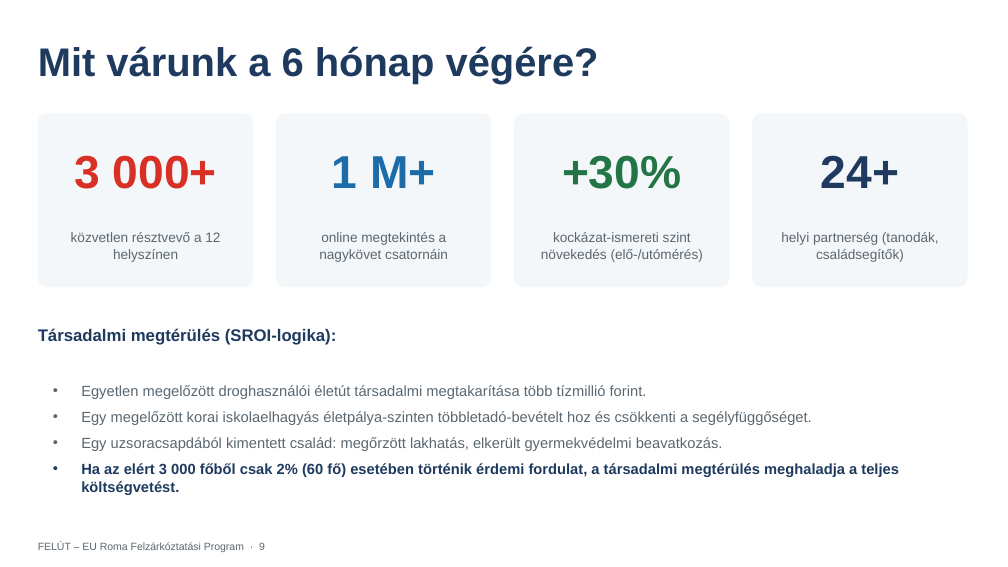
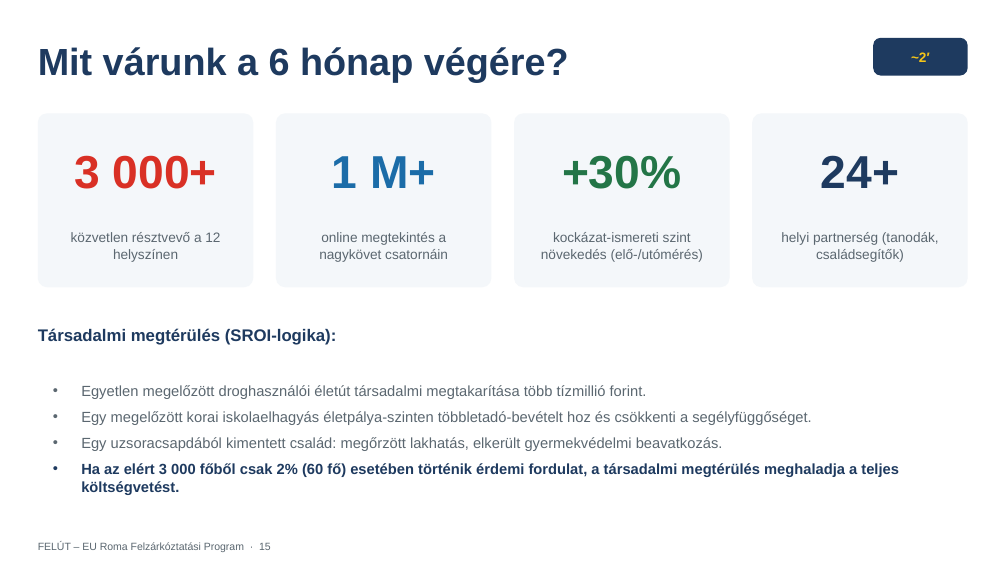
Before and after one commit to ferencszegedi-cmd/aurapro-website, a slide deck: slide 15 of eu-roma-program/prezentacio/FELUT_EU_Roma_Felzarkoztatasi_Program.pptx (slide 9 before the commit). Drawn at 1008x567 pixels with LibreOffice and Linux fonts; fonts in the diff are those of the drawing. Boxes give left, top, right and bottom in pixels: in the first picture for what was removed or moved away, otherwise in the second. Text is boxed around its words. In the diff, an @@ line names an element or a change of style, - is before the commit and + after.

```diff
--- a/eu-roma-program/prezentacio/FELUT_EU_Roma_Felzarkoztatasi_Program.pptx
+++ b/eu-roma-program/prezentacio/FELUT_EU_Roma_Felzarkoztatasi_Program.pptx
@@ text "Mit várunk a 6 hónap ..." at (38,47,569,82): size 38 to 36 pt @@
@@ rounded rectangle added at (873,38,968,76), fill #1E3A5F @@
@@ text added at (911,52,930,62), 13 pt, text #F5C518, bold @@
+~2′
@@ text at (38,542,271,552): text changed @@
-FELÚT – EU Roma Felzárkóztatási Program · 9
+FELÚT – EU Roma Felzárkóztatási Program · 15
```
Also in this commit, not shown: 9 other slides changed, 7 slides added, 1 other file.
